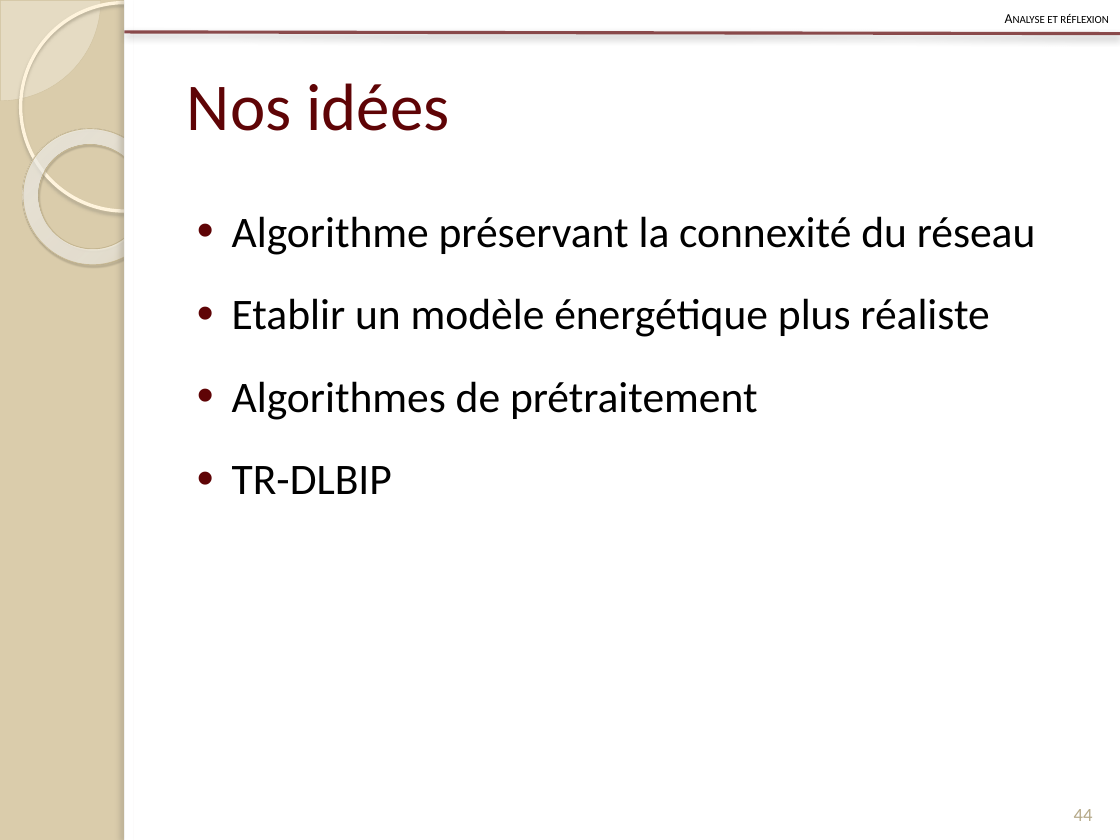
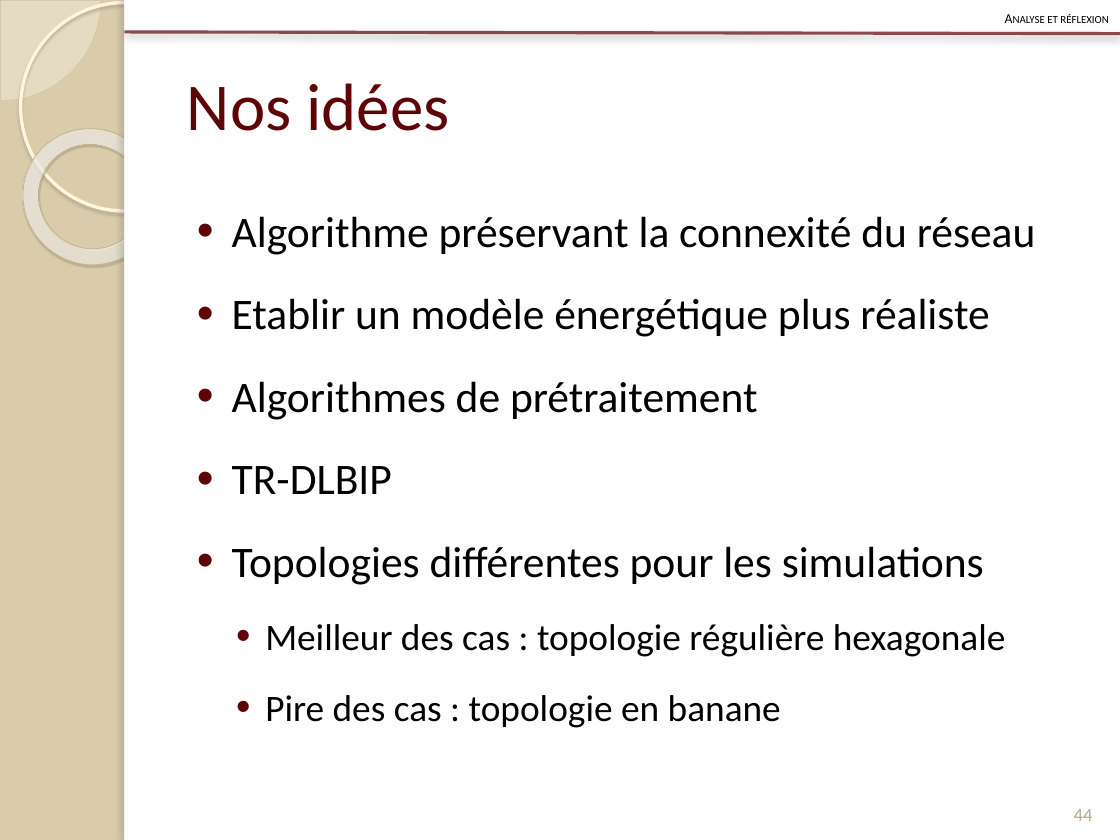
Before and after one commit to Patre/Energy-saving-in-sensors--networks, a slide deck: slide 44 of Redaction/Presentation/pres.pptx. Drawn at 1120x840 pixels with LibreOffice and Linux fonts; fonts in the diff are those of the drawing. Boxes give left, top, right and bottom in pixels: in the first picture for what was removed or moved away, otherwise in the second. Text is boxed around its words. In the diff, an @@ line names an element or a change of style, - is before the commit and + after.

Commit message:
Presentation

```diff
--- a/Redaction/Presentation/pres.pptx
+++ b/Redaction/Presentation/pres.pptx
@@ text at <box>232,546,1006,728</box>: paragraphs added @@
+• Topologies différentes pour les simulations
+  • Meilleur des cas : topologie régulière hexagonale
+  • Pire des cas : topologie en banane
```
Also in this commit, not shown: 8 other slides changed, 8 slides added, 3 other files.
